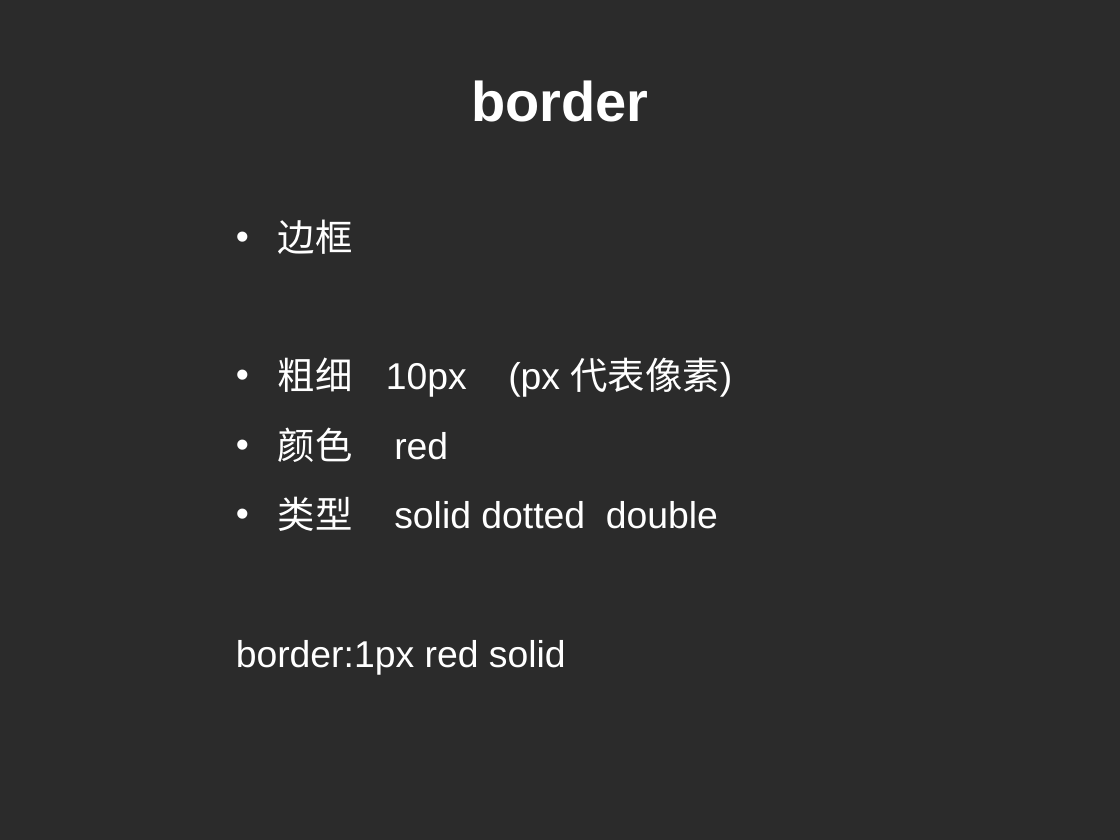
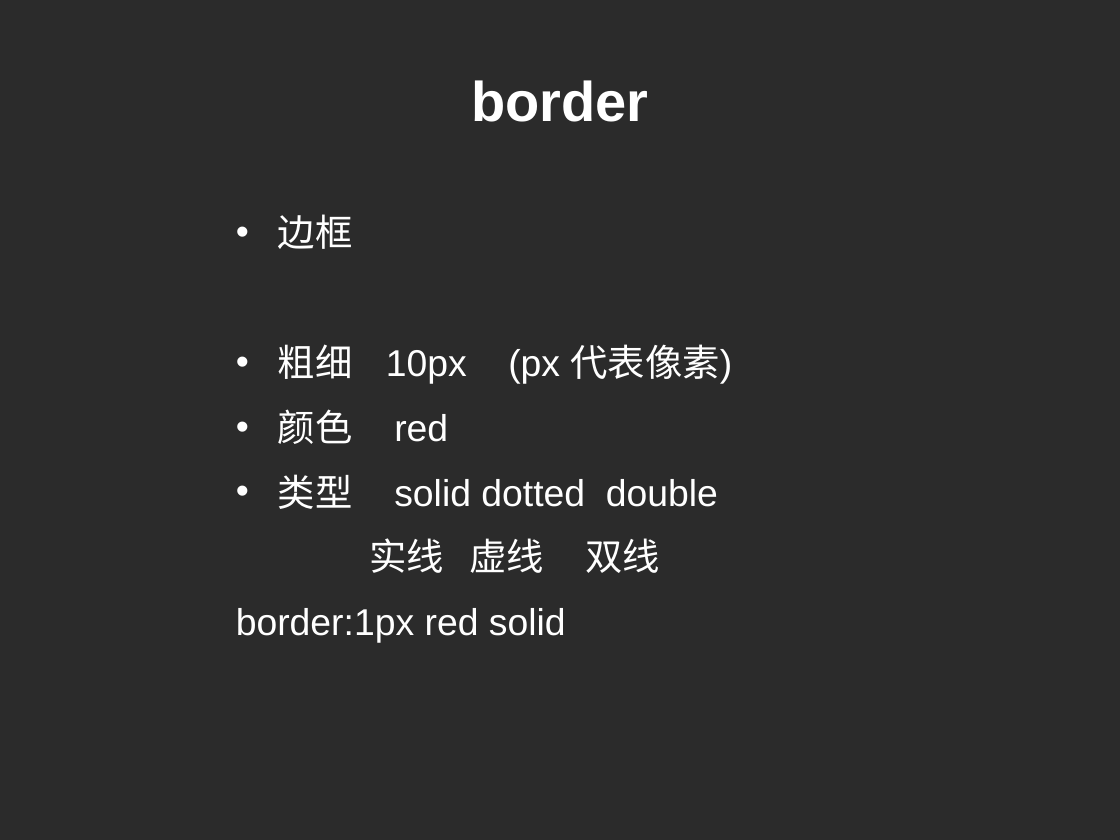
Before and after one commit to cd-vr1class/homework, a slide deck: slide 3 of ppt/7-5CSS基础.ppt. Drawn at 1120x840 pixels with LibreOffice and Linux fonts; fonts in the diff are those of the drawing; background and template pictures are left out; a plain dark background stands for a picture behind light text. Boxes give left, top, right and bottom in pixels: in the first picture for what was removed or moved away, otherwise in the second. Text is boxed around its words. In the diff, an @@ line names an element or a change of style, - is before the commit and + after.

```diff
--- a/ppt/7-5CSS基础.ppt
+++ b/ppt/7-5CSS基础.ppt
@@ text at [236, 214, 733, 643]: line spacing 1.2 to 1.1 @@
@@ text at [369, 538, 544, 573]: paragraph added @@
+实线 虚线 双线
```
Also in this commit, not shown: 1 other slide changed, 1 slide added, 5 other files.
